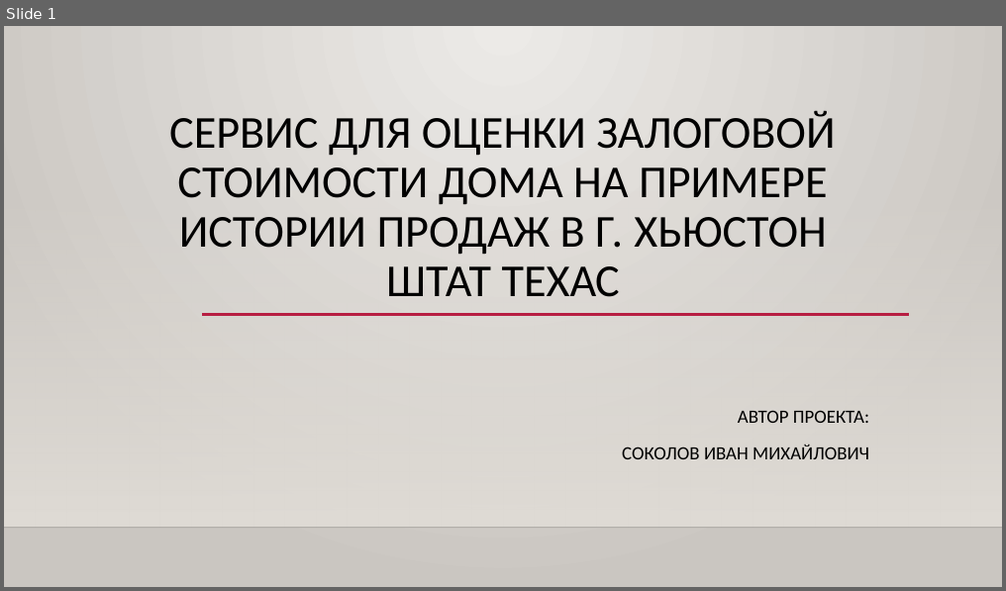
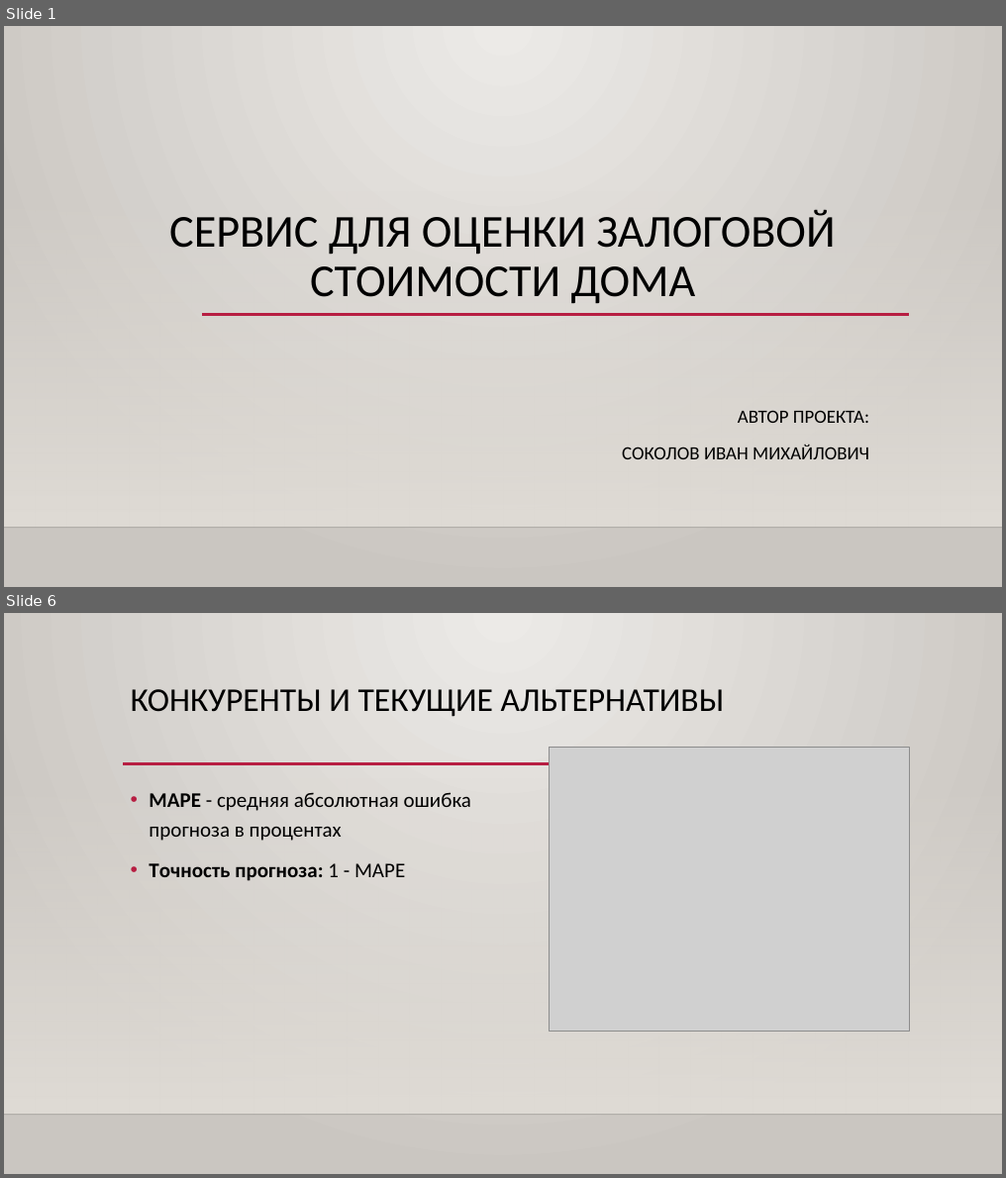
Before and after one commit to Sokolov-IM/sim-repo, a slide deck: Дипломный проект/Sokolov_presentation.pptx. Shown one above the other, each under a label of ours: slide 1 before the commit, slides 1 and 6 after it; the slides between them are not shown. The pictures are 1006x591 and 1006x1178 pixels, drawn with LibreOffice and Linux fonts; fonts in the diff are those of the drawing; grey boxes stand for pictures; background and template pictures are left out. Boxes give left, top, right and bottom in pixels: in the first picture for what was removed or moved away, otherwise in the second. Text is boxed around its words. In the diff, an @@ line names an element or a change of style, - is before the commit and + after.

```diff
--- a/Дипломный проект/Sokolov_presentation.pptx
+++ b/Дипломный проект/Sokolov_presentation.pptx
@@ slide 6 added at bbox=[4, 613, 1002, 1174], background gradient #ECEAE7 to #CAC7C1; not listed: 2 template elements that a slide beside it also shows @@
@@ title added at bbox=[131, 689, 725, 717], 32 pt, text #000000 @@
+КОНКУРЕНТЫ И ТЕКУЩИЕ АЛЬТЕРНАТИВЫ
@@ picture added at bbox=[549, 747, 909, 1032] @@
@@ line added from (123, 764) to (910, 764), #B71E42 2.5 pt @@
@@ text added at bbox=[149, 792, 471, 881], 20 pt, text #000000 @@
+• MAPE - средняя абсолютная ошибка прогноза в процентах
+• Точность прогноза: 1 - MAPE
@@ slide 1 changed as well @@
@@ title at bbox=[169, 209, 835, 304]: text changed @@
-СЕРВИС ДЛЯ ОЦЕНКИ ЗАЛОГОВОЙ СТОИМОСТИ ДОМА НА ПРИМЕРЕ ИСТОРИИ ПРОДАЖ В Г. ХЬЮСТОН ШТАТ ТЕХАС
+СЕРВИС ДЛЯ ОЦЕНКИ ЗАЛОГОВОЙ СТОИМОСТИ ДОМА
```
Also in this commit, not shown: 6 other slides added, 8 slides removed.
